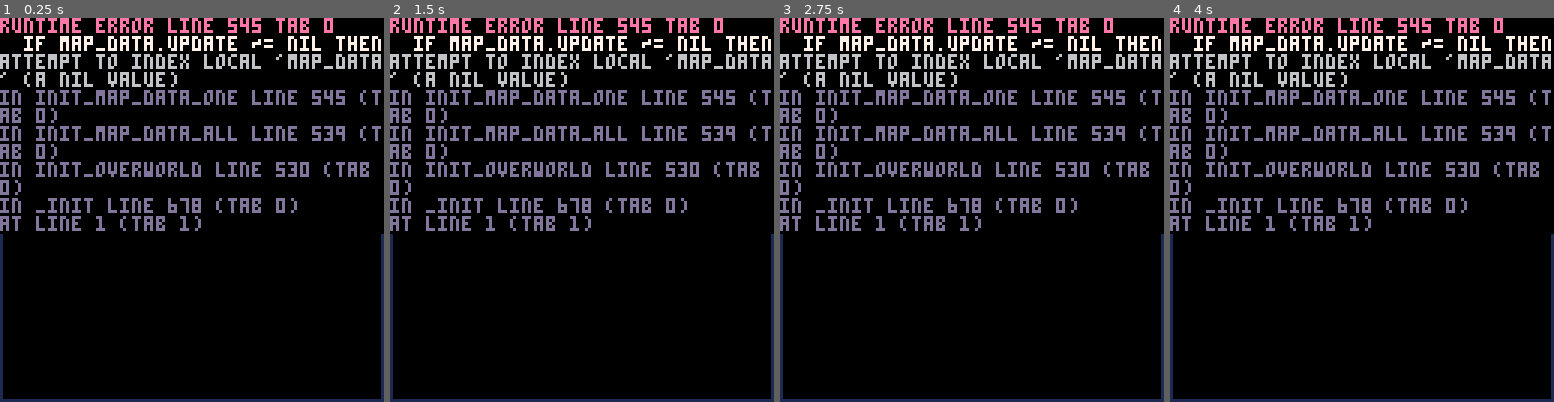
Above: before the commit, frames 1-4 (left to right).
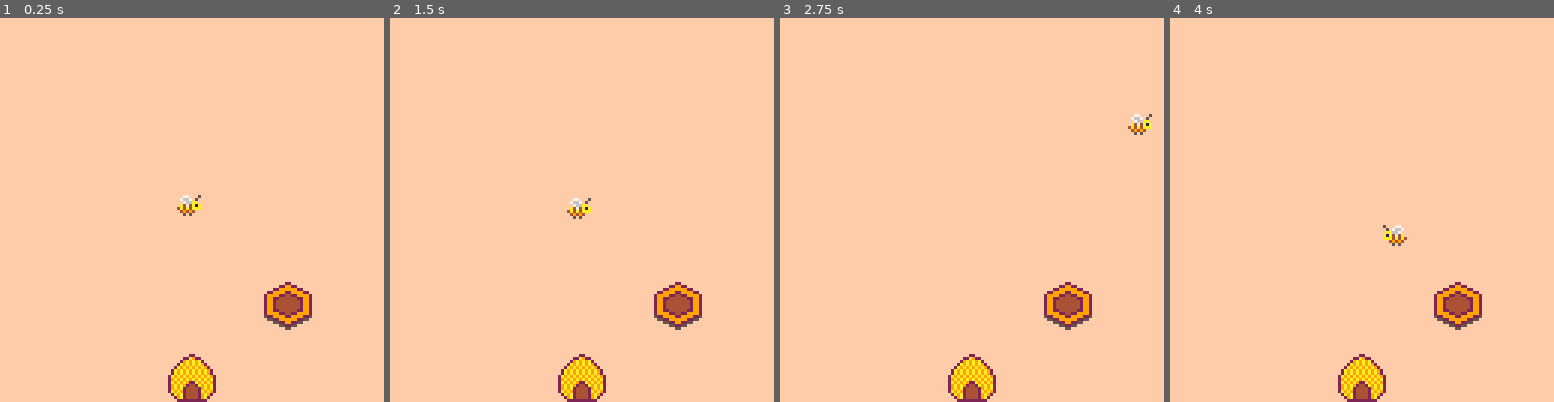
Above: after the commit, the same moments.

Repository: global-game-jam-2019-team/the_letter_bee
Game: PICO-8 cartridge the_letter_bee.p8
Same seed, same stepped clock (60 frames per second), same inputs: the game is played once before the commit and once after it.
Inputs:
- Up to frame 1 (0.25 s): no input
- Up to frame 2 (1.5 s): tap X (X key) at 0.33, 1.07 s; tap O (Z key) at 0.7 s
- Up to frame 3 (2.75 s): hold Right 1.6-2.1 s; tap O (Z key) at 1.7, 2.1, 2.5 s; tap X (X key) at 1.85 s; hold Up 2.15-2.42 s; hold Right from 2.47 s (still down)
- Up to frame 4 (4 s): tap O (Z key) at 2.9, 3.3, 3.7 s; tap X (X key) at 2.97 s; release Right at 3.03 s; hold Left 3.08-3.58 s; hold Down 3.63-3.97 s

The runs differ from the first frame. In frame 1, 100% of the frame differs, in the area x 0-100%, y 0-100%; in frame 2, 100%; in frame 3, 100%; in frame 4, 100%.
Error before the commit: runtime error line 545 tab 0; if map_data.update ~= nil then; attempt to index local 'map_data' (a nil value)

Commit message:
fix; bee hurt knockback

Diff:
--- a/the_letter_bee.p8
+++ b/the_letter_bee.p8
@@ -174,8 +174,12 @@
 
 -- entity reaction: hurt
 function er_hurt(entity, entities)
+  local knockback = 10
   p.sprite = "bee_pink"
   sfx(_sfx.hurt)
+  local theta = atan2(p.x-entity.x, p.y-entity.y)
+  p.x = p.x + cos(theta) * knockback
+  p.y = p.y + sin(theta) * knockback
 end
 
 -- entity reaction: drop
@@ -525,8 +529,8 @@
 
 function init_overworld()
   home_map = 1
-  map_list_left = {2,3,4,5}
-  map_list_right = {2,3,4,5}
+  map_list_left = {2,3} --4,5
+  map_list_right = {2,3} --4,5
   overworld_entities = {}
   overworld_updates = {}
   init_map_data_all({home_map}, 0)
